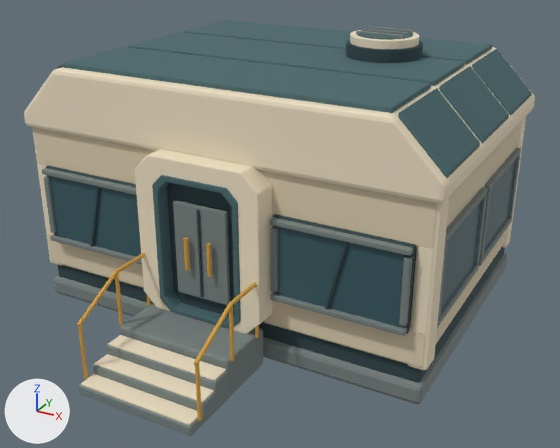
A saved change to the glTF model Assets/curated/frontier_illustrated_20261101/structures/habitat_01.glb.
The view is the same before and after, from a 50 mm camera at (5.71, -9.75, 6.38) aimed at (0.4, -0.09, 1.56). Lighting does not change. The marker at lower left points along +X, +Y and +Z. The picture after the commit comes second. Vertices at exactly the same position are counted once.

Objects in the first picture: 'habitat_01'.
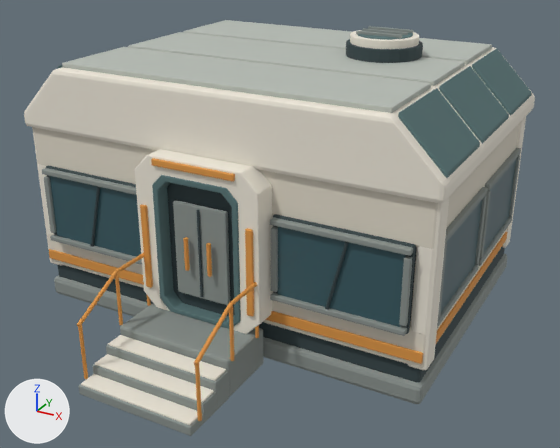
Edits to the bpy script that builds the scene:
```text
Change mat_m_frontier_cream:
    mat_m_frontier_cream.base_color: (0.723, 0.617, 0.434) -> (0.745, 0.694, 0.584)  # beige #ddceb0 -> pale yellow #e0d9c9
Change mat_m_frontier_paletrim:
    mat_m_frontier_paletrim.base_color: (0.855, 0.745, 0.552) -> (0.855, 0.807, 0.701)  # beige #eee0c4 -> white #eee8da
Change mat_m_frontier_slateteal:
    mat_m_frontier_slateteal.base_color: (0.0612, 0.136, 0.147) -> (0.0931, 0.171, 0.175)  # dark cyan #46676b -> greyish cyan #567374
Change mat_m_frontier_hardware:
    mat_m_frontier_hardware.base_color: (0.184, 0.223, 0.216) -> (0.25, 0.283, 0.266)  # grey #778280 -> grey #89918d
Add mat_m_frontier_roof:
    mat_m_frontier_roof = principled_material('M_Frontier_Roof')
    mat_m_frontier_roof.base_color = (0.474, 0.509, 0.462)  # grey #b7bdb5
    mat_m_frontier_roof.roughness = 0.88
Change me_habitat_01_exportmesh:
    used by ob_habitat_01; location = (0.0, 0.0, 0.0)
    remove me_habitat_01_exportmesh.from_pydata(...)  # 6368 vertices, 12320 faces; spans x -3.34..3.34, y -3.37..3.37, z 0.0..4.35
    add me_habitat_01_exportmesh.from_pydata(...)  # 6816 vertices, 13184 faces; spans x -3.34..3.34, y -3.37..3.37, z 0.0..4.35
    me_habitat_01_exportmesh part 1: the loose piece of 56 vertices spanning x -3.02..-1.04, y -1.47..-1.4, z 1.1..2.35 is copied, and the copy is scaled about its middle by (1.21, 0.533, 0.122), then moved by (0.0, 0.02, -0.95), in mat_m_frontier_ochre (orange #df9744); it spans x -3.22..-0.83, y -1.44..-1.4, z 0.69..0.85
    me_habitat_01_exportmesh part 2: the loose piece of 56 vertices spanning x 1.04..3.02, y -1.47..-1.4, z 1.1..2.35 is copied, and the copy is scaled about its middle by (1.21, 0.533, 0.122), then moved by (0.0, 0.02, -0.95), in mat_m_frontier_ochre (orange #df9744); it spans x 0.83..3.22, y -1.44..-1.4, z 0.69..0.85
    me_habitat_01_exportmesh part 3: the loose piece of 56 vertices spanning x 3.21..3.29, y -1.09..0.85, z 1.06..1.16 is copied, and the copy is multiplied about its middle by the matrix ((0.457, 0.0, 0.0), (0.0, 2.206, 0.0), (0.0, 0.0, 1.726)), then moved by (-0.03, 1.03, -0.34), in mat_m_frontier_ochre (orange #df9744); it spans x 3.2..3.24, y -1.22..3.04, z 0.69..0.85
    me_habitat_01_exportmesh part 4: the loose piece of 56 vertices spanning x -1.14..-1.05, y -1.55..-1.47, z 1.25..2.19 is copied, and the copy is scaled about its middle by (1.11, 0.686, 1.37), then moved by (0.23, -0.27, -0.14), in mat_m_frontier_ochre (orange #df9744); it spans x -0.92..-0.82, y -1.81..-1.75, z 0.93..2.23
    me_habitat_01_exportmesh part 5: the loose piece of 56 vertices spanning x 1.05..1.14, y -1.55..-1.47, z 1.25..2.19 is copied, and the copy is scaled about its middle by (1.11, 0.686, 1.37), then moved by (-0.23, -0.27, -0.14), in mat_m_frontier_ochre (orange #df9744); it spans x 0.82..0.92, y -1.81..-1.75, z 0.93..2.23
    me_habitat_01_exportmesh part 6: the loose piece of 56 vertices spanning x -0.85..0.85, y -1.44..-1.18, z 2.65..3.03 is copied, and the copy is scaled about its middle by (0.782, 0.244, 0.253), then moved by (0.0, -0.47, 0.07), in mat_m_frontier_ochre (orange #df9744); it spans x -0.65..0.65, y -1.81..-1.75, z 2.86..2.96
    me_habitat_01_exportmesh part 7: 324 faces spanning x -2.58..2.58, y -1.32..3.14, z 3.9..3.98 switch from mat_m_frontier_slateteal (dark cyan #46676b) to mat_m_frontier_roof (grey #b7bdb5)
    other edits to the shape of me_habitat_01_exportmesh do not show in these pictures
```

What differs and where, as boxes (x1, y1, x2, y2) in the pictures (560 x 448 px):
'habitat_01', recoloured, reshaped (beige to grey): (24, 20, 535, 436) in both
part 1 of me_habitat_01_exportmesh, added (orange): after (49, 249, 144, 285)
part 2 of me_habitat_01_exportmesh, added (orange): after (265, 311, 423, 364)
part 3 of me_habitat_01_exportmesh, added: after (436, 232, 507, 343)
part 4 of me_habitat_01_exportmesh, added (orange): after (140, 204, 153, 288)
part 5 of me_habitat_01_exportmesh, added (orange): after (245, 228, 254, 317)
part 6 of me_habitat_01_exportmesh, added (orange): after (151, 158, 235, 181)
part 7 of me_habitat_01_exportmesh, recoloured (dark cyan to grey): (62, 20, 492, 113) in both
